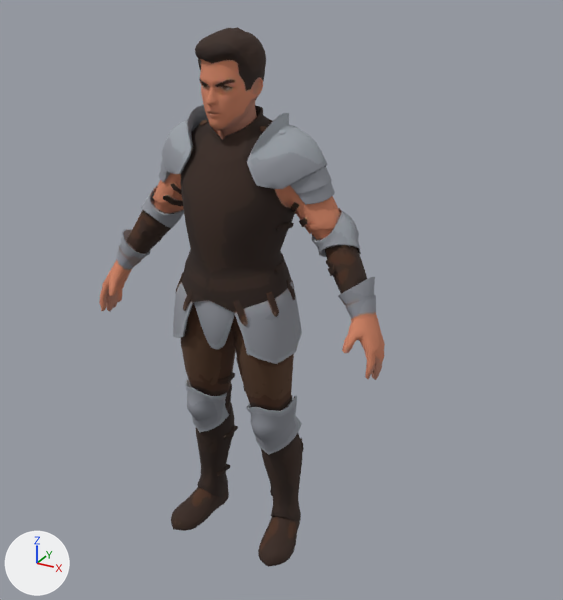
The glTF model src/assets/models/fighter.glb: old version first, new version second.
The view is the same before and after, from a 50 mm camera at (0.716, -1.136, 1.103) aimed at (0.072, 0.034, 0.518). The axes (+X, +Y, +Z) are drawn at lower left. The lights are the same throughout. The picture after the commit comes second. Vertices at exactly the same position are counted once.

Names of what the first picture shows: 'tripo_node_a297eb07-05f6-4fb3-a7e0-7c0e565ffecb'.
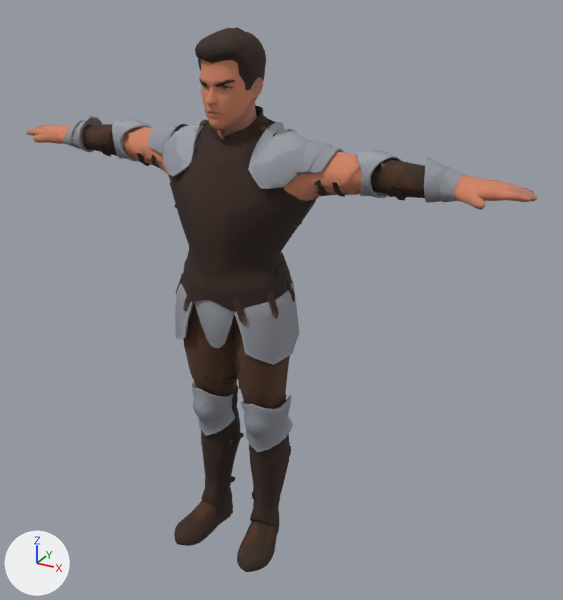
Pixel boxes (x1, y1, x2, y2) of what changed, in the pictures (563 x 600 px; the box of a moved part takes in the faces that stretch with it):
'tripo_node_a297eb07-05f6-4fb3-a7e0-7c0e565ffecb', reshaped (79% wider)
    before: (99, 27, 385, 567)
    after: (26, 27, 538, 572)
part 1 of me_mesh_0, moved or reshaped
    before: (218, 372, 235, 385)
    after: (223, 373, 238, 385)
part 2 of me_mesh_0, moved or reshaped
    before: (216, 464, 230, 477)
    after: (221, 476, 235, 488)
part 3 of me_mesh_0, moved or reshaped
    before: (223, 425, 238, 440)
    after: (229, 432, 244, 445)
part 4 of me_mesh_0, moved or reshaped (mostly hidden)
    before: (225, 394, 231, 411)
    after: (232, 396, 238, 414)
part 5 of me_mesh_0, moved or reshaped
    before: (290, 166, 335, 205)
    after: (294, 140, 344, 174)
part 6 of me_mesh_0, moved or reshaped
    before: (300, 438, 304, 452)
    after: (289, 442, 291, 456)
part 7 of me_mesh_0, moved or reshaped
    before: (99, 105, 385, 567)
    after: (26, 116, 538, 572)

The change in detail:
me_mesh_0 is used by ob_tripo_node_a297eb07_05f6_4fb3_a7e0_7c0e565ffecb; location (0.0, 0.0, 0.0).
me_mesh_0 had 5234 vertices, 9680 faces and spanned x -0.301..0.301, y -0.097..0.097, z 0.0..1.0.
me_mesh_0 now has 5234 vertices, 9680 faces and spans x -0.506..0.509, y -0.129..0.098, z -0.003..1.0.
me_mesh_0 part 1: the loose piece of 20 vertices spanning x -0.033..-0.017, y -0.033..0.011, z 0.34..0.354 is moved by (0.012, 0.0, 0.002).
me_mesh_0 part 2: the loose piece of 22 vertices spanning x -0.071..-0.057, y 0.001..0.044, z 0.087..0.101 is multiplied about its middle by the matrix ((0.998, 0.0, -0.069), (0.009, 0.991, 0.136), (0.068, -0.136, 0.988)), then moved by (0.029, -0.027, -0.002).
me_mesh_0 part 3: the loose piece of 22 vertices spanning x -0.048..-0.034, y 0.001..0.044, z 0.19..0.205 is multiplied about its middle by the matrix ((0.998, 0.0, -0.067), (0.009, 0.991, 0.135), (0.067, -0.135, 0.989)), then moved by (0.022, -0.012, -0.002).
me_mesh_0 part 4: the loose piece of 32 vertices spanning x -0.107..-0.039, y -0.001..0.051, z 0.253..0.289 is multiplied about its middle by the matrix ((0.998, 0.004, -0.063), (0.001, 0.997, 0.075), (0.063, -0.075, 0.995)), then moved by (0.017, -0.002, -0.003).
me_mesh_0 part 5: the loose piece of 69 vertices spanning x 0.107..0.177, y -0.031..0.071, z 0.723..0.786 is multiplied about its middle by the matrix ((0.53, 0.026, -0.848), (-0.027, 1.0, 0.015), (0.848, 0.015, 0.53)), then moved by (0.008, -0.001, 0.043).
me_mesh_0 part 6: the loose piece of 22 vertices spanning x 0.096..0.12, y 0.025..0.067, z 0.192..0.207 is multiplied about its middle by the matrix ((1.007, 0.003, 0.074), (-0.012, 1.001, 0.134), (-0.073, -0.135, 0.998)), then moved by (-0.022, -0.013, -0.009).
me_mesh_0 part 7: 2947 of 5234 vertices moved; they spanned x -0.301..0.301, y -0.097..0.097, z 0.0..0.865 and now span x -0.506..0.509, y -0.129..0.098, z -0.003..0.857; mean shift (0.0, 0.002, 0.068); largest move (-0.294, -0.031, 0.442) -> (-0.505, 0.026, 0.783).
Other edits to the shape of me_mesh_0 do not show in these pictures.
